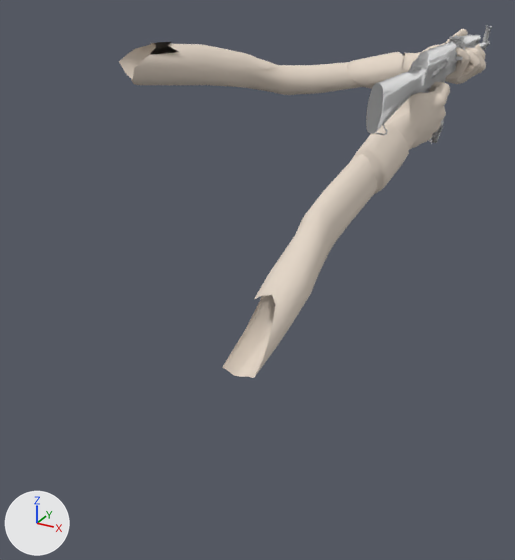
Two versions of the glTF model assets/ak47_posed.glb, one commit apart.
Camera for both pictures: a camera (50 mm lens) standing at (0.596, -1.293, 0.099) and looking at (-0.201, 0.157, -0.626). Every picture has the same lights, and +X, +Y and +Z are marked at lower left. The picture after the commit comes second. Where no turn or scale is listed for an object, it has been applied to the vertices.

Objects in the first picture: 'body', 'char' and 3 more.
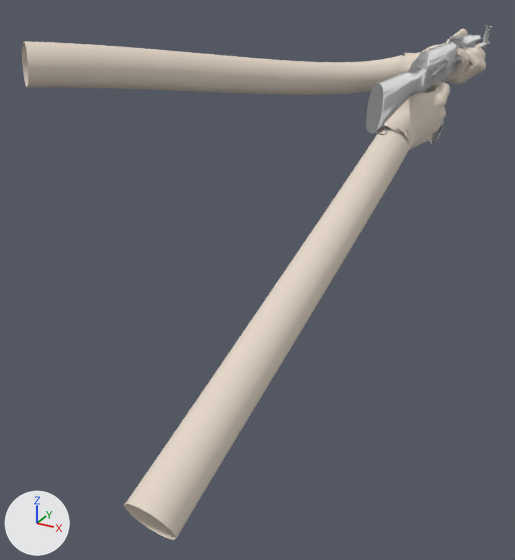
The newer file is also turned or shifted as a whole; pictures and numbers use the older file's frame.

The edits, one by one:
Mesh me_arms_hands is new.
It has 2568 vertices, 5022 faces and spans x -0.681..0.177, y -0.612..0.808, z -0.763..-0.05.
It uses material mat_char_skin (pale yellow #e5d7c8).
Object 'char' (ob_char) is deleted.
Object 'arms_hands' (ob_arms_hands) is new; it shows me_arms_hands.
Its location is (0.0, 0.0, 0.0).

Where the change shows, as pixel boxes (x1, y1, x2, y2) in the pictures (515 x 560 px):
'arms_hands', added (pale yellow)
    after: (22, 29, 486, 540)
'char', deleted (pale yellow)
    before: (119, 29, 486, 378)
